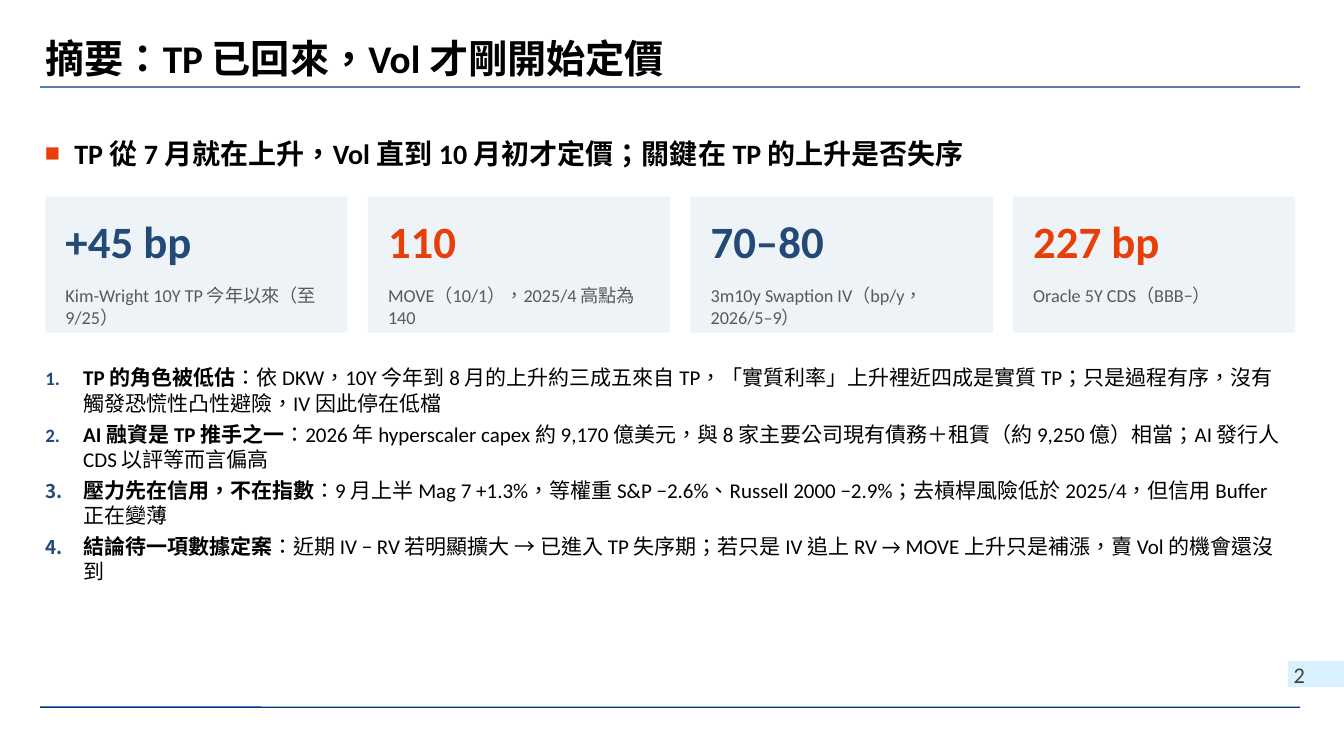
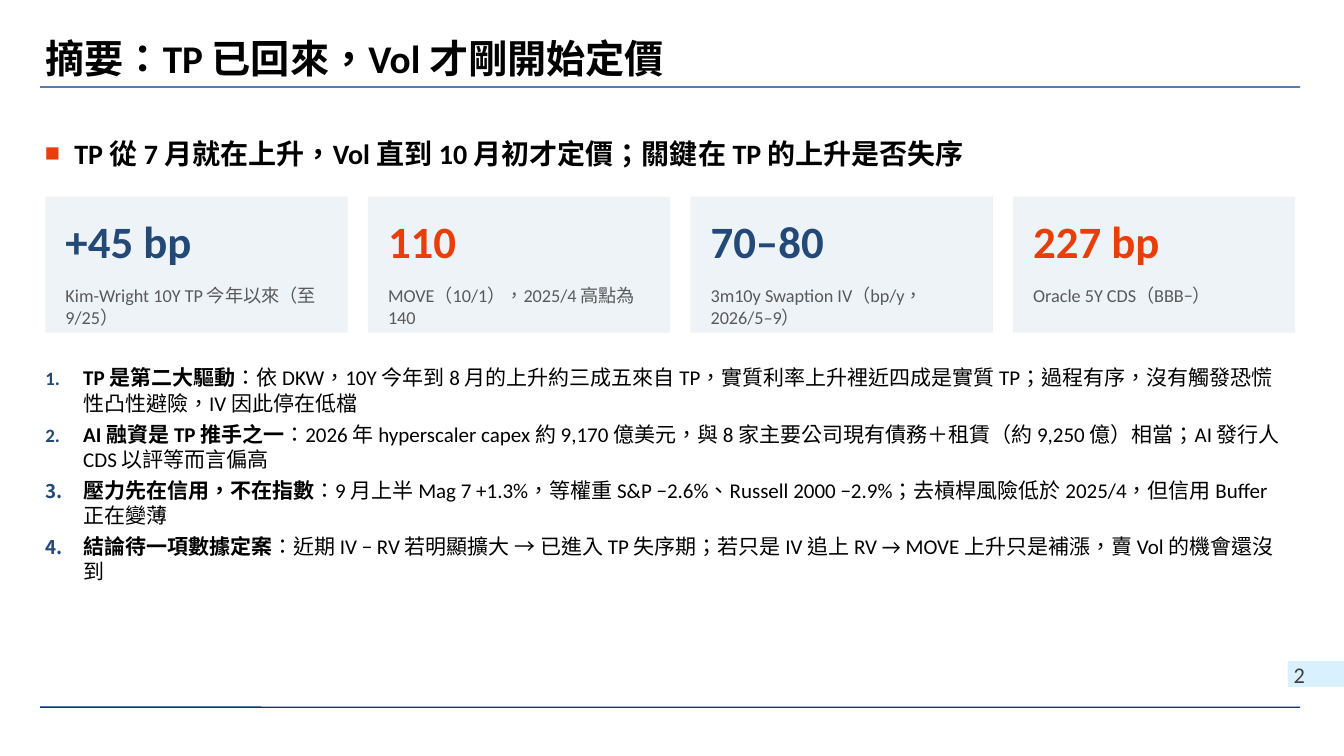
Before and after one commit to wlinoxox/US-Bond-Vol, a slide deck: slide 2 of slides/2026-10-03_us-treasury-vol-regime-change.pptx. Drawn at 1344x756 pixels with LibreOffice and Linux fonts; fonts in the diff are those of the drawing; background and template pictures are left out. Boxes give left, top, right and bottom in pixels: in the first picture for what was removed or moved away, otherwise in the second. Text is boxed around its words. In the diff, an @@ line names an element or a change of style, - is before the commit and + after.

```diff
--- a/slides/2026-10-03_us-treasury-vol-regime-change.pptx
+++ b/slides/2026-10-03_us-treasury-vol-regime-change.pptx
@@ text at (83, 367, 1272, 413): text changed @@
-1. TP 的角色被低估：依 DKW，10Y 今年到 8 月的上升約三成五來自 TP，「實質利率」上升裡近四成是實質 TP；只是過程有序，沒有觸發恐慌性凸性避險，IV 因此停在低檔
+1. TP 是第二大驅動：依 DKW，10Y 今年到 8 月的上升約三成五來自 TP，實質利率上升裡近四成是實質 TP；過程有序，沒有觸發恐慌性凸性避險，IV 因此停在低檔
```
Also in this commit, not shown: 6 other slides changed, 1 slide removed, 1 other file.
